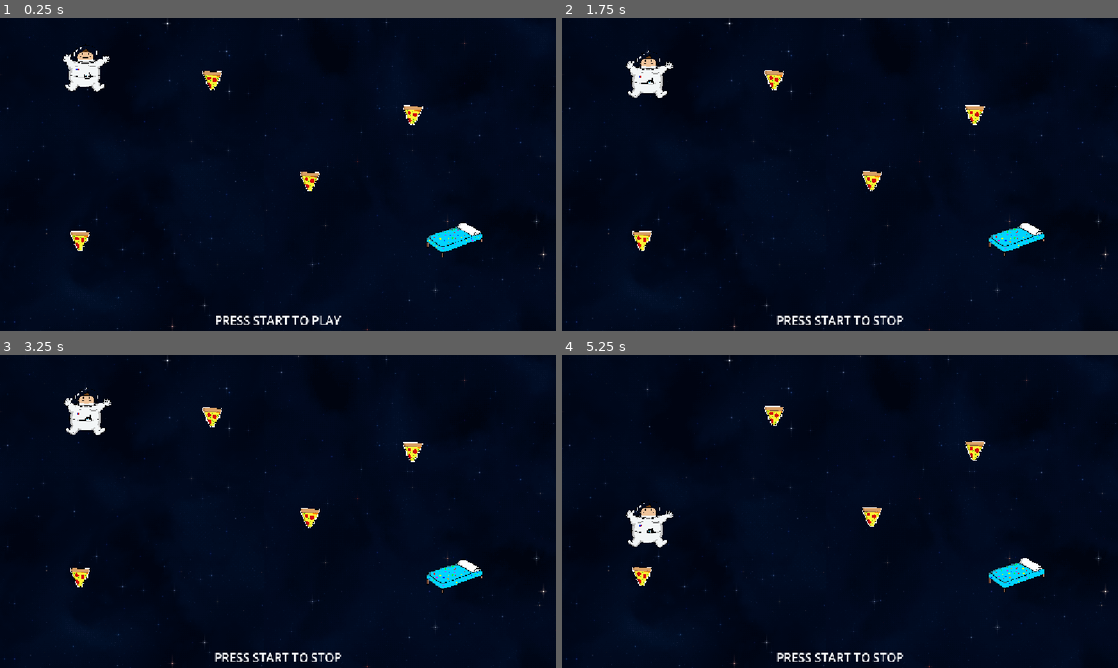
Above: before the commit, frames 1-4 (two rows, left to right).
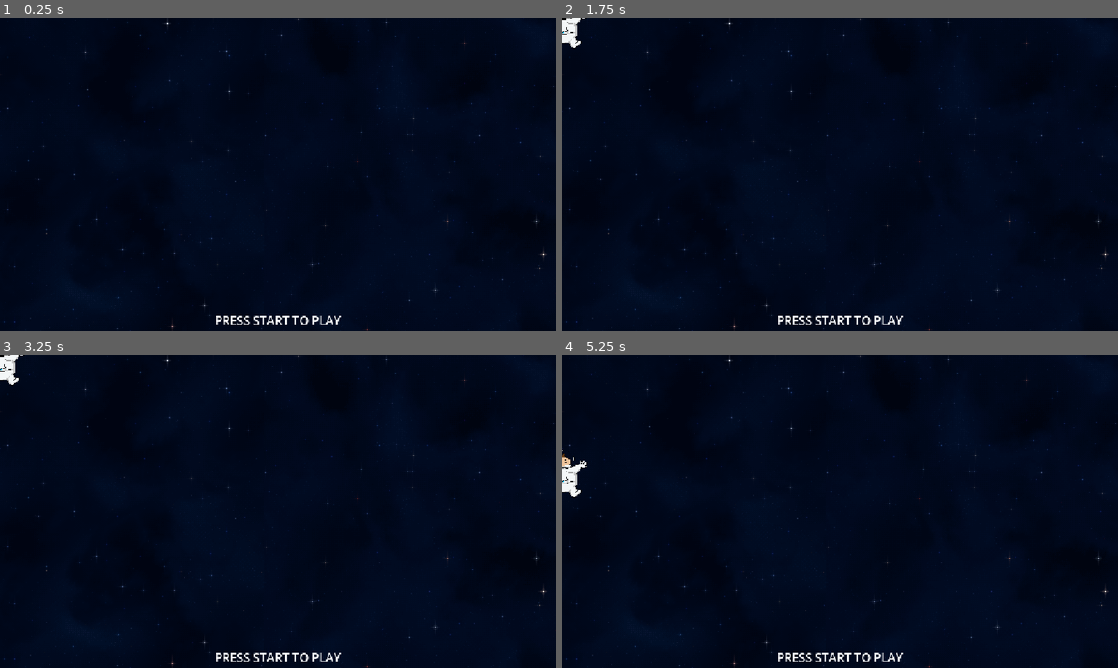
Above: after the commit, the same moments.

Repository: ivaivaiva1/desenhar_fofo
Game: Godot game, scene res://Scenes/level_manager.tscn
The game is run twice, just before and just after one commit, with the same random seed, the same clock (stepped at 60 frames per second) and the same inputs.
Inputs (mouse positions are in pixels of both pictures, inside the frame that each line leads up to):
- Up to frame 1 (0.25 s): no input
- Up to frame 2 (1.75 s): tap Enter (ui_select) at 0.5, 1.25 s; move the mouse to (962, 158) at 0.52 s; click (962, 158) at 0.67 s; tap Space (ui_accept) at 0.77, 1.52 s; move the mouse to (728, 190) at 1.27 s; click (728, 190) at 1.42 s
- Up to frame 3 (3.25 s): tap Enter (ui_select) at 2, 2.75 s; move the mouse to (333, 442) at 2.02 s; click (333, 442) at 2.17 s; move the mouse to (250, 574) at 2.77 s; click (250, 574) at 2.92 s; tap Space (ui_accept) at 3.02 s
- Up to frame 4 (5.25 s): tap Enter (ui_select) at 3.5, 4.25 s; move the mouse to (1006, 558) at 3.52 s; click (1006, 558) at 3.67 s; tap Space (ui_accept) at 3.77, 4.52 s; move the mouse to (673, 464) at 4.27 s; click (673, 464) at 4.42 s; move the mouse to (867, 511) at 5.02 s; click (867, 511) at 5.17 s

The runs differ from the first frame. In frame 1, 1.9% of the frame differs, in the area x 11-87%, y 8-77%; in frame 2, 2.3%; in frame 3, 2.3%; in frame 4, 2.5%, in the area x 0-87%, y 16-98%.
Error after the commit: Cannot call method 'instantiate' on a null value. (res://Scripts/LevelLoop/load_level.gd:25)

Commit message:
feat: load_level system

Diff:
--- /dev/null
+++ b/Levels/Space/level_01_space.tscn
@@ -0,0 +1,33 @@
+[gd_scene format=3 uid="uid://c7mrc7tpslwvn"]
+
+[ext_resource type="Script" uid="uid://bwk6yq56faubf" path="res://Scripts/LevelLoop/level.gd" id="1_ffhb2"]
+[ext_resource type="PackedScene" uid="uid://hv0uyenq7lw7" path="res://Scenes/player_spawner.tscn" id="1_vl2sw"]
+[ext_resource type="Script" uid="uid://db02f8x44ql7e" path="res://Scripts/collectables_controller.gd" id="2_ffhb2"]
+[ext_resource type="PackedScene" uid="uid://m64lbytajtml" path="res://Scenes/cama.tscn" id="3_vcpgf"]
+[ext_resource type="PackedScene" uid="uid://cumvxyqe4xg4r" path="res://Scenes/collectable.tscn" id="4_7h5f8"]
+
+[node name="level01_space" type="Node2D" unique_id=1864007018]
+script = ExtResource("1_ffhb2")
+
+[node name="player_spawner" parent="." unique_id=1071021330 instance=ExtResource("1_vl2sw")]
+unique_name_in_owner = true
+position = Vector2(178, 104)
+
+[node name="collectables_controller" type="Node2D" parent="." unique_id=710388454]
+unique_name_in_owner = true
+script = ExtResource("2_ffhb2")
+
+[node name="cama" parent="collectables_controller" unique_id=1009130463 instance=ExtResource("3_vcpgf")]
+position = Vector2(942, 444)
+
+[node name="collectable" parent="collectables_controller" unique_id=186391876 instance=ExtResource("4_7h5f8")]
+position = Vector2(440.00003, 129.00002)
+
+[node name="collectable2" parent="collectables_controller" unique_id=922472791 instance=ExtResource("4_7h5f8")]
+position = Vector2(855, 201.00003)
+
+[node name="collectable3" parent="collectables_controller" unique_id=464806080 instance=ExtResource("4_7h5f8")]
+position = Vector2(166, 461.00003)
+
+[node name="collectable4" parent="collectables_controller" unique_id=1924941152 instance=ExtResource("4_7h5f8")]
+position = Vector2(642, 338.00003)
--- a/Levels/desert_level_05.json
+++ /dev/null
@@ -1,28 +0,0 @@
-{
-	"cama": {
-		"x": 942.0,
-		"y": 444.0
-	},
-	"collectables": [
-		{
-			"x": 440.000030517578,
-			"y": 129.000015258789
-		},
-		{
-			"x": 855.0,
-			"y": 201.000030517578
-		},
-		{
-			"x": 166.0,
-			"y": 461.000030517578
-		},
-		{
-			"x": 642.0,
-			"y": 338.000030517578
-		}
-	],
-	"player_spawner": {
-		"x": 178.0,
-		"y": 104.0
-	}
-}
--- a/Scenes/level_editor.tscn
+++ b/Scenes/level_editor.tscn
@@ -1,6 +1,6 @@
 [gd_scene format=3 uid="uid://dvtcdj7at2mbq"]
 
-[ext_resource type="Script" uid="uid://c1xca1kxouyqf" path="res://Scripts/level_editor.gd" id="1_5o76e"]
+[ext_resource type="Script" uid="uid://c1xca1kxouyqf" path="res://Scripts/LevelLoop/level_editor.gd" id="1_5o76e"]
 
 [node name="level_editor" type="Node2D" unique_id=1758674278]
 script = ExtResource("1_5o76e")
--- a/Scenes/level_manager.tscn
+++ b/Scenes/level_manager.tscn
@@ -1,40 +1,17 @@
 [gd_scene format=3 uid="uid://binf33aajd47b"]
 
-[ext_resource type="Script" uid="uid://b2qlfq6dvkuqg" path="res://Scripts/level_manager.gd" id="1_ci404"]
-[ext_resource type="PackedScene" uid="uid://hv0uyenq7lw7" path="res://Scenes/player_spawner.tscn" id="2_ci404"]
-[ext_resource type="Script" uid="uid://db02f8x44ql7e" path="res://Scripts/collectables_controller.gd" id="4_aprpu"]
-[ext_resource type="PackedScene" uid="uid://m64lbytajtml" path="res://Scenes/cama.tscn" id="5_ds0h8"]
-[ext_resource type="PackedScene" uid="uid://cumvxyqe4xg4r" path="res://Scenes/collectable.tscn" id="6_vo0n3"]
-[ext_resource type="Script" uid="uid://dfktrjfq4daxy" path="res://Scripts/line_controller.gd" id="7_obx2n"]
-[ext_resource type="Script" uid="uid://bjkdkcl3blwmn" path="res://Scripts/line_rendering.gd" id="8_hcxy8"]
-[ext_resource type="Script" uid="uid://cryc6w5ro18dn" path="res://Scripts/line_collider.gd" id="9_ejytl"]
+[ext_resource type="Script" uid="uid://b2qlfq6dvkuqg" path="res://Scripts/LevelLoop/level_manager.gd" id="1_ci404"]
+[ext_resource type="Script" uid="uid://bop5puq6wnjdq" path="res://Scripts/LevelLoop/load_level.gd" id="2_ghtn7"]
+[ext_resource type="Script" uid="uid://dfktrjfq4daxy" path="res://Scripts/LevelLoop/line_controller.gd" id="7_obx2n"]
+[ext_resource type="Script" uid="uid://bjkdkcl3blwmn" path="res://Scripts/LevelLoop/line_rendering.gd" id="8_hcxy8"]
+[ext_resource type="Script" uid="uid://cryc6w5ro18dn" path="res://Scripts/LevelLoop/line_collider.gd" id="9_ejytl"]
 
 [node name="level_manager" type="Node2D" unique_id=1942550901]
 script = ExtResource("1_ci404")
 is_testing = true
 
-[node name="player_spawner" parent="." unique_id=1071021330 instance=ExtResource("2_ci404")]
-unique_name_in_owner = true
-position = Vector2(178, 104)
-
-[node name="collectables_controller" type="Node2D" parent="." unique_id=569908720]
-unique_name_in_owner = true
-script = ExtResource("4_aprpu")
-
-[node name="cama" parent="collectables_controller" unique_id=1009130463 instance=ExtResource("5_ds0h8")]
-position = Vector2(942, 444)
-
-[node name="collectable" parent="collectables_controller" unique_id=186391876 instance=ExtResource("6_vo0n3")]
-position = Vector2(440.00003, 129.00002)
-
-[node name="collectable2" parent="collectables_controller" unique_id=282371562 instance=ExtResource("6_vo0n3")]
-position = Vector2(855, 201.00003)
-
-[node name="collectable3" parent="collectables_controller" unique_id=2015754005 instance=ExtResource("6_vo0n3")]
-position = Vector2(166, 461.00003)
-
-[node name="collectable4" parent="collectables_controller" unique_id=1358002574 instance=ExtResource("6_vo0n3")]
-position = Vector2(642, 338.00003)
+[node name="load_level" type="Node2D" parent="." unique_id=306488323]
+script = ExtResource("2_ghtn7")
 
 [node name="line_controller" type="Node2D" parent="." unique_id=1640535268]
 unique_name_in_owner = true
--- /dev/null
+++ b/Scripts/LevelLoop/level.gd
@@ -0,0 +1,6 @@
+extends Node2D
+class_name Level
+
+func start(level_manager: LevelManager):
+	level_manager.player_pos = %player_spawner
+	level_manager.collectables_controller = %collectables_controller
--- a/Scripts/level_manager.gd
+++ b/Scripts/LevelLoop/level_manager.gd
@@ -2,22 +2,17 @@
 class_name LevelManager
 
 @export var is_testing: bool = false
-@export var current_world: GameWorlds.WORLDS
 var next_level = preload("res://Scenes/collectable.tscn")
 
 @onready var line_controller: LineController = %line_controller
-@onready var collectables_controller: CollectablesController = %collectables_controller
+var collectables_controller: CollectablesController
 @onready var state_label: RichTextLabel = $state_label
 
 var player_scene: PackedScene = preload("uid://cre6fiyfcf35x")
-@onready var player_pos: Marker2D = %player_spawner
+var player_pos: Marker2D
 
 var current_state: GAME_STATE = GAME_STATE.DRAWNING
 var rolling_bob: Player
-
-
-func _ready() -> void:
-	spawn_enviorement()
 
 
 func _process(_delta: float) -> void:
@@ -70,14 +65,3 @@
 		start_drawning()
 		return
 	get_tree().change_scene_to_packed(next_level)
-
-
-var space_enviorement: PackedScene = preload("uid://cpgoaknm65vp5")
-func spawn_enviorement():
-	var target_enviorement: PackedScene
-	match current_world:
-		GameWorlds.WORLDS.SPACE:
-			target_enviorement = space_enviorement
-	var enviorement_instance:= target_enviorement.instantiate()
-	get_tree().current_scene.add_child(enviorement_instance)
-	enviorement_instance.global_position = Vector2.ZERO
--- /dev/null
+++ b/Scripts/LevelLoop/load_level.gd
@@ -0,0 +1,41 @@
+extends Node2D
+
+@onready var level_manager: LevelManager = get_parent()
+@export var current_world: GameWorlds.WORLDS
+@export var level: String
+
+func _ready() -> void:
+	spawn_level()
+	spawn_enviorement()
+
+
+
+var candy_path: String = "res://Levels/Candy/"
+var space_path: String = "res://Levels/Space/"
+func spawn_level():
+	var folder_path: String
+	match current_world:
+		GameWorlds.WORLDS.CANDY:
+			folder_path = candy_path
+		GameWorlds.WORLDS.SPACE:
+			folder_path = space_path
+
+	var level_path: String = folder_path + level
+	var packed_level: PackedScene = load(level_path)
+	var level_instance = packed_level.instantiate()
+	level_manager.add_child.call_deferred(level_instance)
+	level_instance.global_position = Vector2.ZERO
+	var current_level: Level = level_instance as Level
+	current_level.start(level_manager)
+
+
+
+var space_enviorement: PackedScene = preload("uid://cpgoaknm65vp5")
+func spawn_enviorement():
+	var target_enviorement: PackedScene
+	match current_world:
+		GameWorlds.WORLDS.SPACE:
+			target_enviorement = space_enviorement
+	var enviorement_instance:= target_enviorement.instantiate()
+	get_tree().current_scene.add_child.call_deferred(enviorement_instance)
+	enviorement_instance.global_position = Vector2.ZERO
--- a/Scripts/collectables_controller.gd
+++ b/Scripts/collectables_controller.gd
@@ -1,7 +1,7 @@
 extends Node2D
 class_name CollectablesController
 
-@onready var level_manager: LevelManager = get_parent() as LevelManager
+@onready var level_manager: LevelManager = get_tree().current_scene as LevelManager
 var level_collectables: Array[Collectable] = []
 
 
Not shown, added: Scripts/LevelLoop/level.gd.uid
Renamed: Scripts/level_editor.gd -> Scripts/LevelLoop/level_editor.gd
Renamed: Scripts/level_editor.gd.uid -> Scripts/LevelLoop/level_editor.gd.uid
Renamed: Scripts/level_manager.gd.uid -> Scripts/LevelLoop/level_manager.gd.uid
Renamed: Scripts/line_collider.gd -> Scripts/LevelLoop/line_collider.gd
Renamed: Scripts/line_collider.gd.uid -> Scripts/LevelLoop/line_collider.gd.uid
Renamed: Scripts/line_controller.gd -> Scripts/LevelLoop/line_controller.gd
Renamed: Scripts/line_controller.gd.uid -> Scripts/LevelLoop/line_controller.gd.uid
Renamed: Scripts/line_rendering.gd -> Scripts/LevelLoop/line_rendering.gd
Renamed: Scripts/line_rendering.gd.uid -> Scripts/LevelLoop/line_rendering.gd.uid
Not shown, added: Scripts/LevelLoop/load_level.gd.uid
